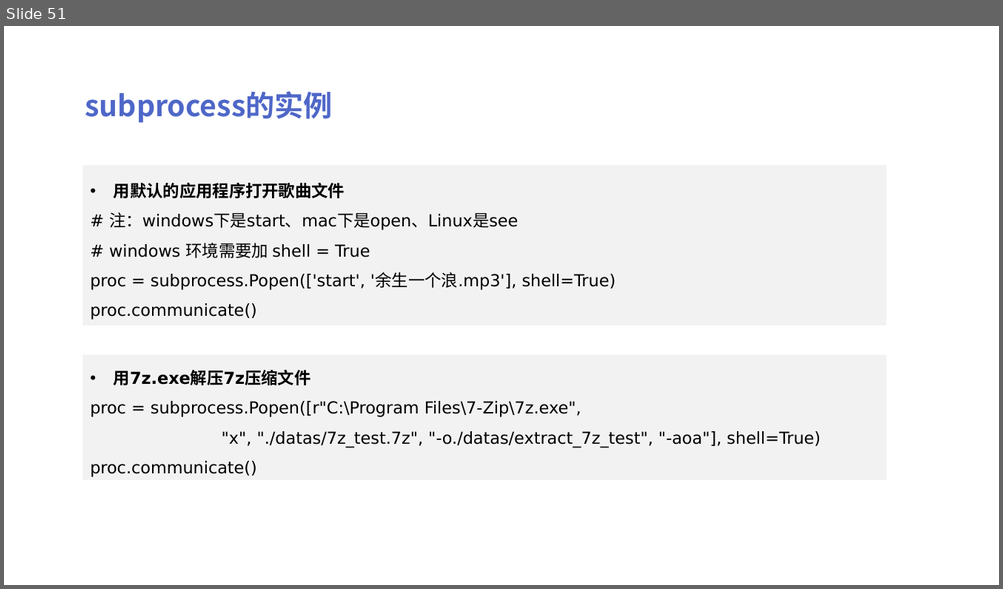
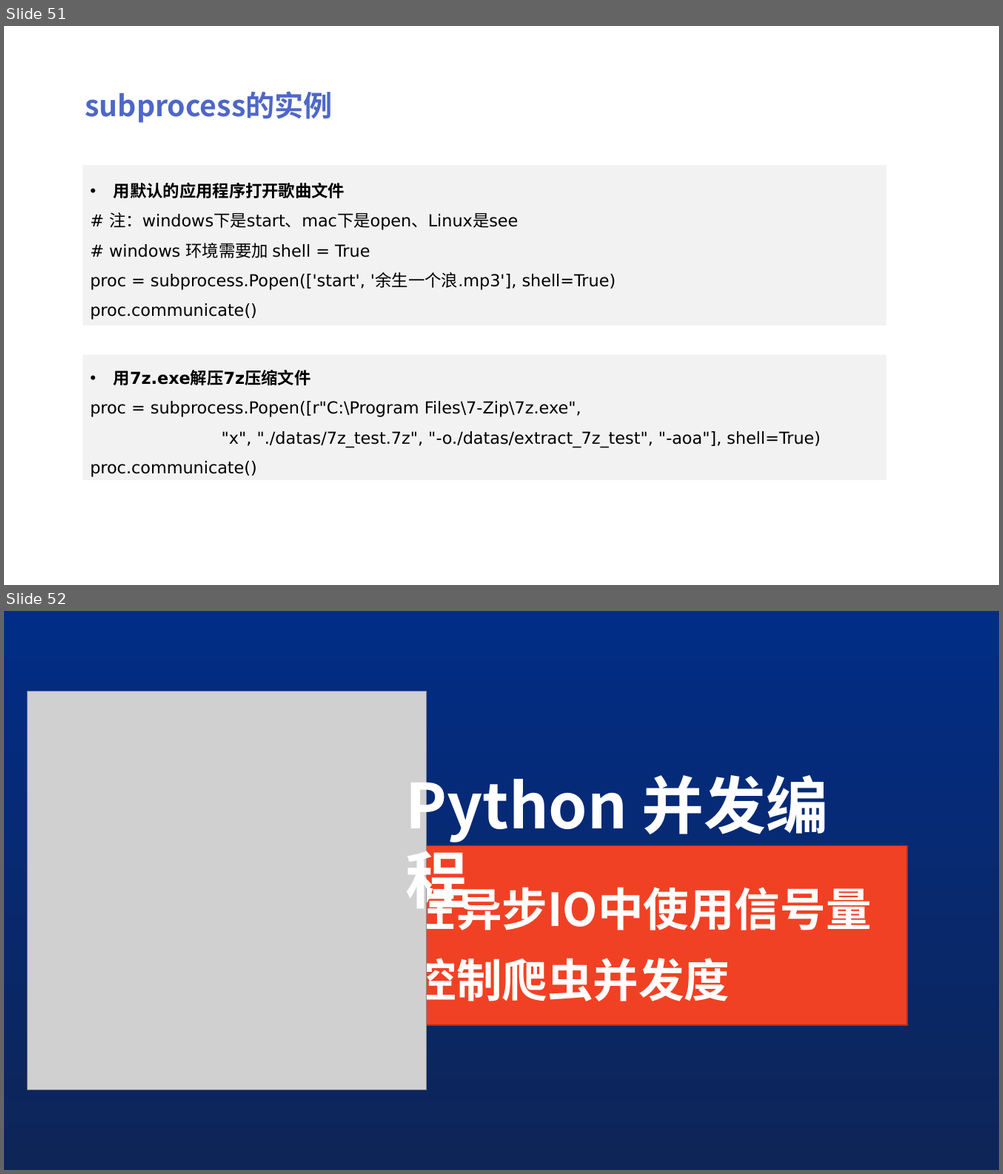
Before and after one commit to peiss/ant-learn-python-concurrent, a slide deck: Python并发编程简介.pptx. Shown one above the other, each under a label of ours: slide 51 before the commit, slides 51 and 52 after it. The pictures are 1003x589 and 1003x1174 pixels, drawn with LibreOffice and Linux fonts; fonts in the diff are those of the drawing; grey boxes stand for pictures. Boxes give left, top, right and bottom in pixels: in the first picture for what was removed or moved away, otherwise in the second. Text is boxed around its words. In the diff, an @@ line names an element or a change of style, - is before the commit and + after.

```diff
--- a/Python并发编程简介.pptx
+++ b/Python并发编程简介.pptx
@@ slide 52 added at <box>4,611,999,1170</box>, background gradient #012D86 to #0E2557 @@
@@ picture added at <box>28,692,427,1090</box> @@
@@ text added at <box>405,766,828,919</box>, 60 pt, text #FFFFFF, bold @@
+Python 并发编程
@@ title added at <box>403,846,907,1026</box>, fill #F14124, outline #B2301B 1 pt, 44 pt, text #FFFFFF, bold @@
+在异步IO中使用信号量
+控制爬虫并发度
```
Also in this commit, not shown: 1 other slide added, 1 other file.
